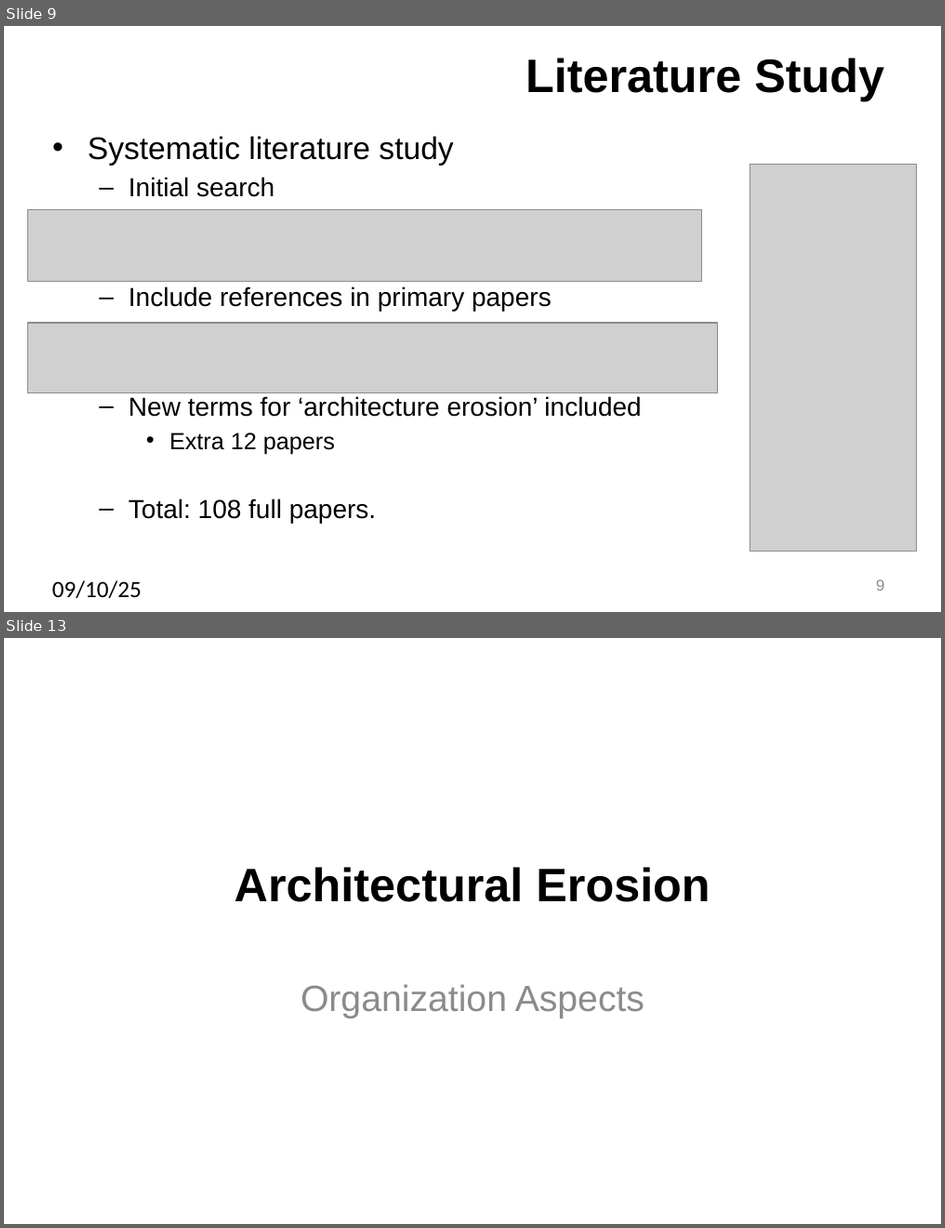
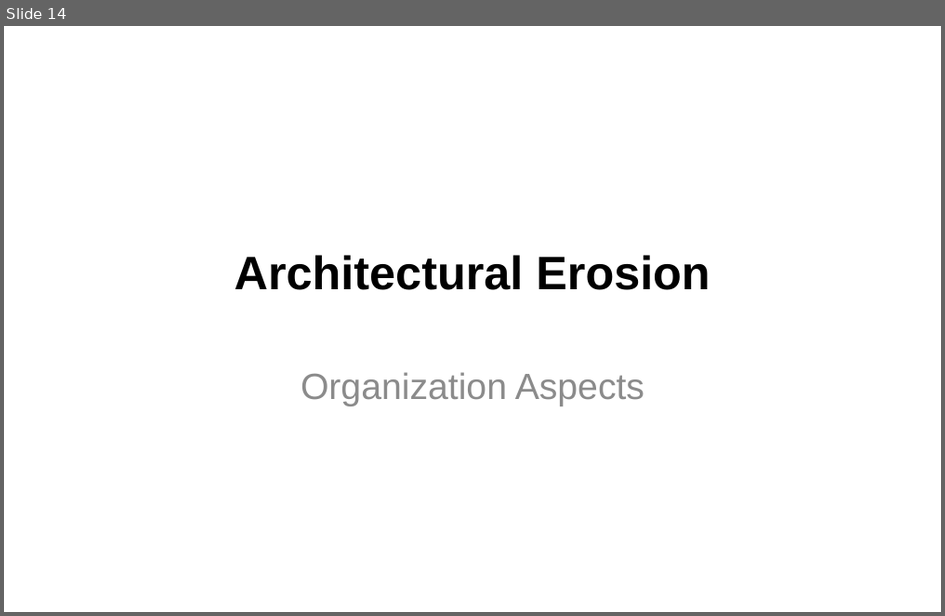
Before and after one commit to SannioEvolution/Material, a slide deck: 8 - Architectural Erosion and Smells.pptx. Shown one above the other, each under a label of ours: slides 9 and 13 before the commit, slide 14 after it; the slides between them are not shown. The pictures are 945x1228 and 945x616 pixels, drawn with LibreOffice and Linux fonts; fonts in the diff are those of the drawing; grey boxes stand for pictures. Boxes give left, top, right and bottom in pixels: in the first picture for what was removed or moved away, otherwise in the second. Text is boxed around its words. In the diff, an @@ line names an element or a change of style, - is before the commit and + after.

```diff
--- a/8 - Architectural Erosion and Smells.pptx
+++ b/8 - Architectural Erosion and Smells.pptx
@@ slide 9 removed at [4,26,941,612], background #FFFFFF @@
@@ title removed at [526,58,885,101] @@
-Literature Study
@@ text removed at [88,136,641,523] @@
-• Systematic literature study
-  – Initial search
-  – Include references in primary papers
-  – New terms for ‘architecture erosion’ included
-    • Extra 12 papers
-  – Total: 108 full papers.
@@ picture removed at [751,164,917,550] @@
@@ picture removed at [27,210,702,282] @@
@@ picture removed at [27,324,717,392] @@
@@ text removed at [52,580,142,598] @@
-09/10/25
@@ page number removed at [876,579,885,591] @@
-9
@@ what was slide 13 is now slide 14 @@
```
Also in this commit, not shown: 55 slides changed, 7 slides added, 4 other slides removed.
